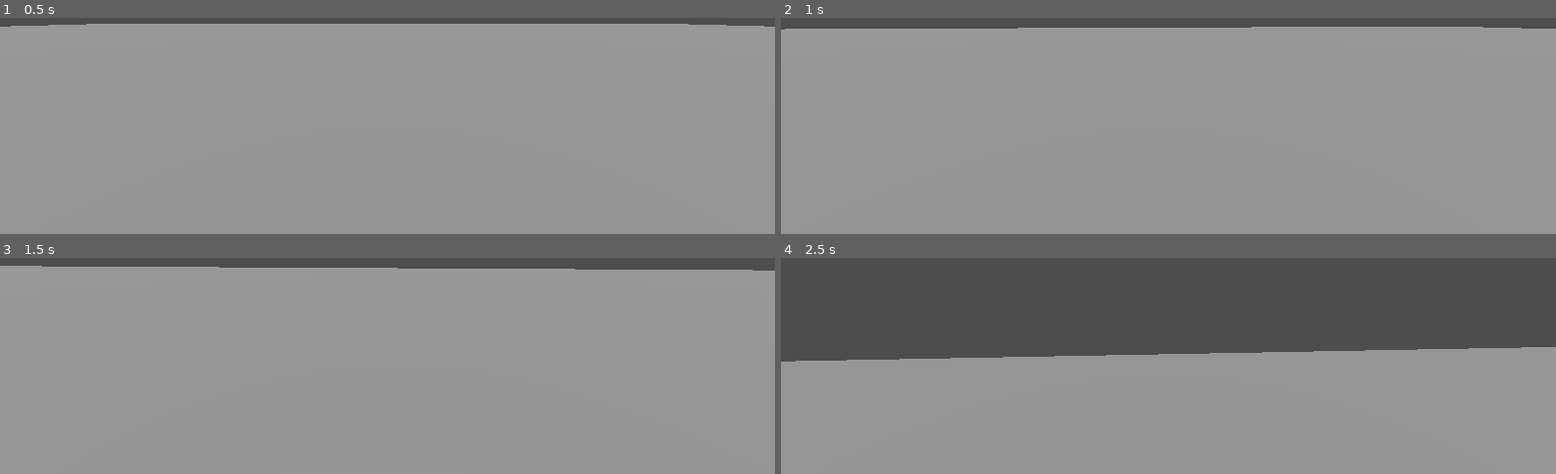
Above: before the commit, frames 1-4 (two rows, left to right).
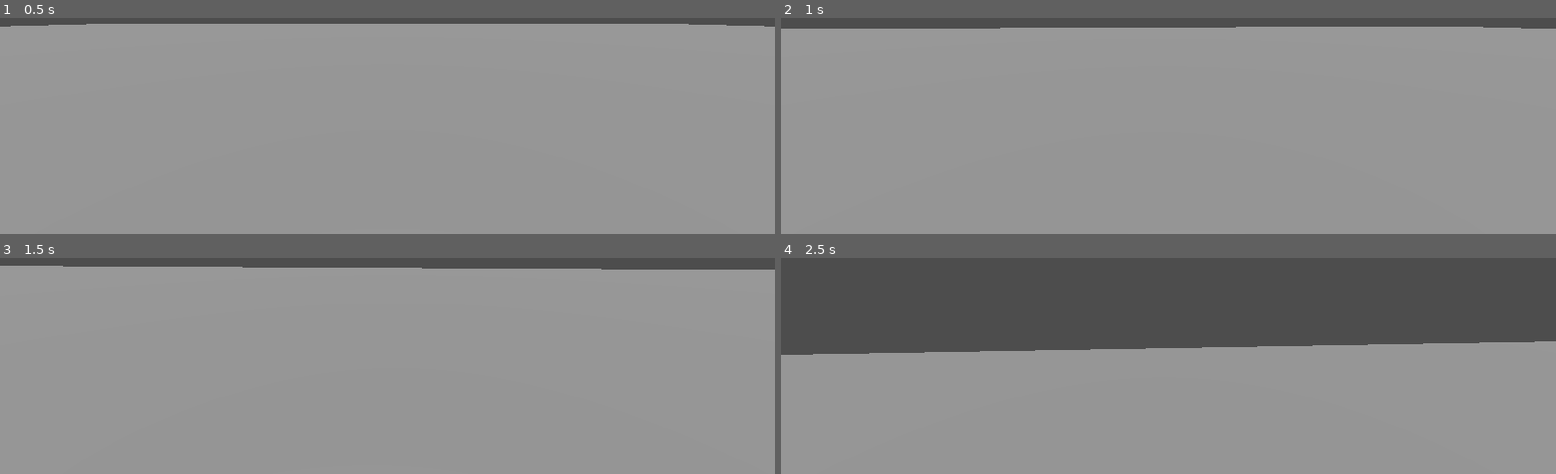
Above: after the commit, the same moments.

Repository: SpagettBro/stillwater-hotel
Game: Godot game, scene res://scenes/main_scene.tscn
The game is run twice, just before and just after one commit, with the same random seed, the same clock (stepped at 60 frames per second) and the same inputs.
Inputs (mouse positions are in pixels of both pictures, inside the frame that each line leads up to):
- Up to frame 1 (0.5 s): no input
- Up to frame 2 (1 s): tap Enter at 0.5 s; move the mouse to (outside the picture) at 0.52 s; hold W (move_forward) from 0.53 s (still down)
- Up to frame 3 (1.5 s): keep holding W (move_forward); tap Space at 1.25 s; move the mouse to (348, 258) at 1.27 s
- Up to frame 4 (2.5 s): keep holding W (move_forward); move the mouse to (outside the picture) at 2.02 s

Frame 1 is identical in both runs. In frame 2, less than 0.1% of the frame differs, in the area x 0-61%, y 4-6%; in frame 3, less than 0.1%; in frame 4, 2.8%, in the area x 0-100%, y 38-48%.

Commit message:
removed head from player model in blender then reimported into godot.

Diff:
--- a/scenes/player.tscn
+++ b/scenes/player.tscn
@@ -1,8 +1,8 @@
 [gd_scene format=3 uid="uid://ce6hkkvc685tb"]
 
-[ext_resource type="PackedScene" uid="uid://dqrfg18d3y5pg" path="res://assets/3d-models/Casual.fbx" id="1_3vyb7"]
 [ext_resource type="Script" uid="uid://s1wyy51mgbnj" path="res://scenes/camera_control.gd" id="1_g2els"]
 [ext_resource type="Script" uid="uid://dnbwyejewvswd" path="res://scenes/player.gd" id="1_qhqgy"]
+[ext_resource type="PackedScene" uid="uid://chspmkajrjj23" path="res://assets/3d-models/no_head.glb" id="2_qhqgy"]
 
 [sub_resource type="SphereShape3D" id="SphereShape3D_g2els"]
 
@@ -11,15 +11,15 @@
 
 [node name="pivot" type="Node3D" parent="." unique_id=17844838]
 
-[node name="character" parent="pivot" unique_id=440998472 instance=ExtResource("1_3vyb7")]
-transform = Transform3D(-1, 0, 8.742278e-08, 0, 1, 0, -8.742278e-08, 0, -1, 0, 0, 0)
+[node name="no_head" parent="pivot" unique_id=1304552277 instance=ExtResource("2_qhqgy")]
+transform = Transform3D(-0.34, 0, 2.9723743e-08, 0, 0.34, 0, -2.9723743e-08, 0, -0.34, 0, 0, 0)
 
 [node name="CollisionShape3D" type="CollisionShape3D" parent="." unique_id=1301128428]
 transform = Transform3D(0.42858207, 0, 0, 0, 1, 0, 0, 0, 0.3181485, 0, 1.143928, -0.09847587)
 shape = SubResource("SphereShape3D_g2els")
 
 [node name="CameraPivot" type="Marker3D" parent="." unique_id=1602164488]
-transform = Transform3D(1, 0, 0, 0, 1, 0, 0, 0, 1, 0, 1.626112, -0.28571546)
+transform = Transform3D(1, 0, 0, 0, 1, 0, 0, 0, 1, 0, 1.626112, -0.11701147)
 script = ExtResource("1_g2els")
 
 [node name="Camera3D" type="Camera3D" parent="CameraPivot" unique_id=1372154845]
Binary file added: assets/3d-models/no_head.glb
Not shown, added: assets/3d-models/no_head.glb.import
Binary file added: assets/3d-models/no_head_LightSkin.png
Not shown, added: assets/3d-models/no_head_LightSkin.png.import
